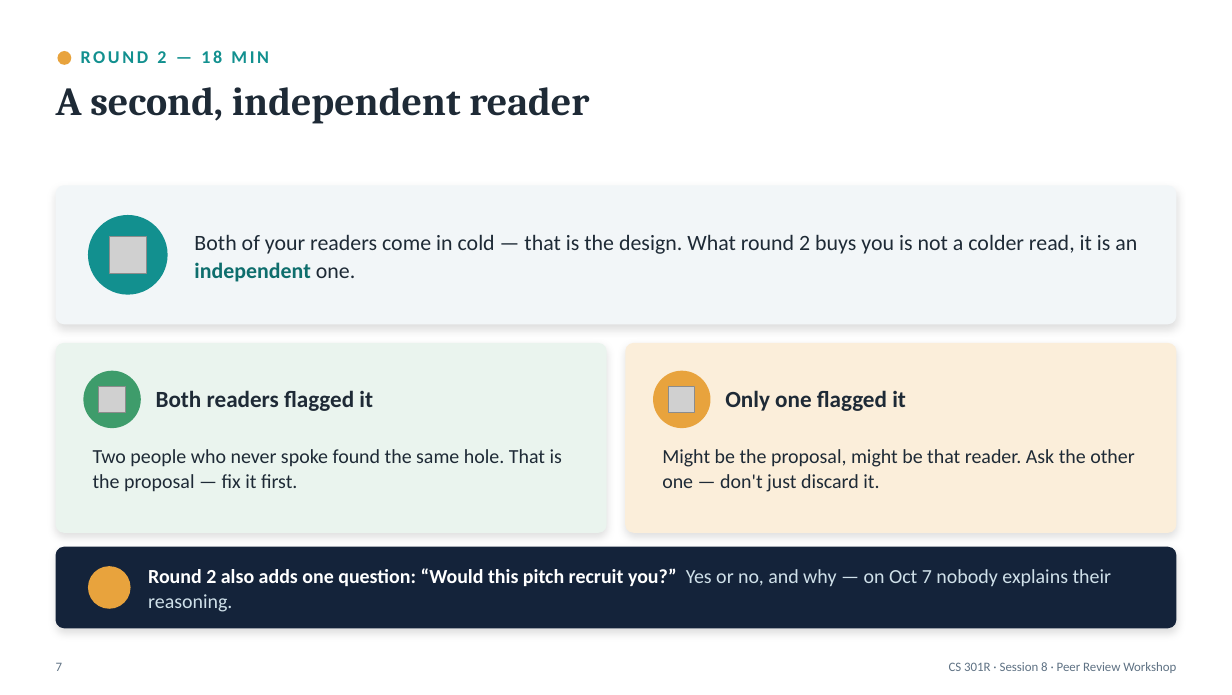
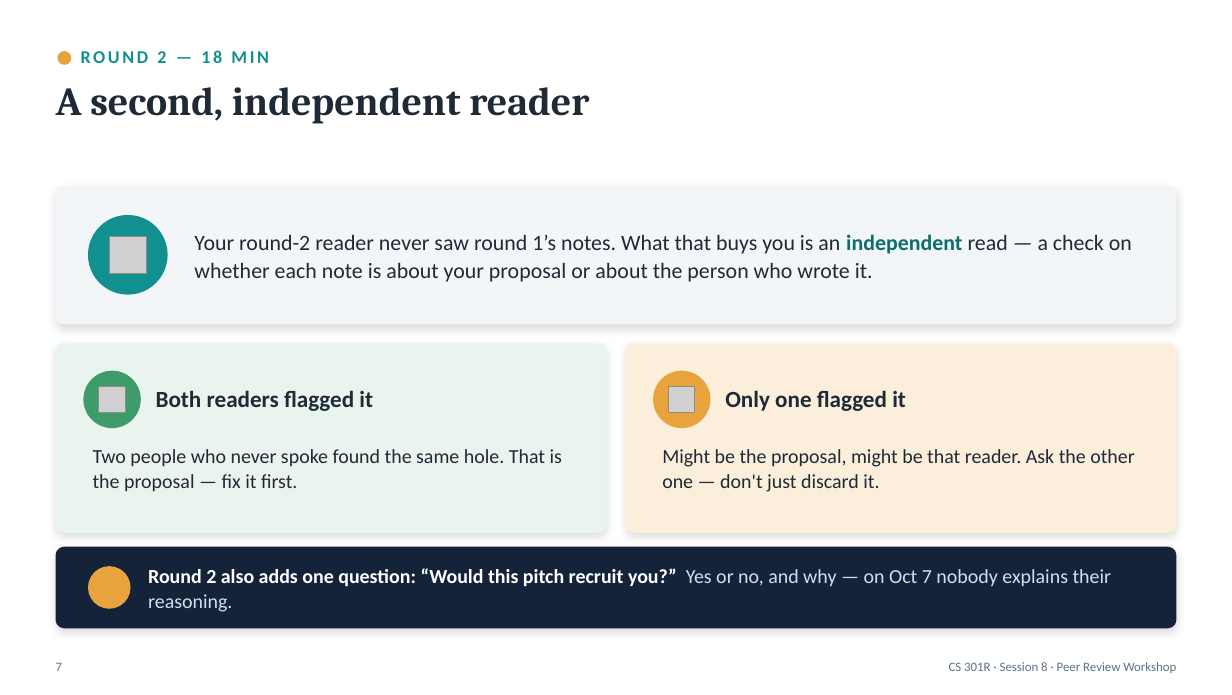
Before and after one commit to BYU-CS-Course-Ops/CS380, a slide deck: slide 7 of canvas_material/lectures/powerpoint/Session08-PeerReview.pptx. Drawn at 1232x695 pixels with LibreOffice and Linux fonts; fonts in the diff are those of the drawing; grey boxes stand for pictures; background and template pictures are left out. Boxes give left, top, right and bottom in pixels: in the first picture for what was removed or moved away, otherwise in the second. Text is boxed around its words. In the diff, an @@ line names an element or a change of style, - is before the commit and + after.

```diff
--- a/canvas_material/lectures/powerpoint/Session08-PeerReview.pptx
+++ b/canvas_material/lectures/powerpoint/Session08-PeerReview.pptx
@@ text at (194,234,1132,282): text changed @@
-Both of your readers come in cold — that is the design. What round 2 buys you is not a colder read, it is an independent one.
+Your round-2 reader never saw round 1’s notes. What that buys you is an independent read — a check on whether each note is about your proposal or about the person who wrote it.
```
Also in this commit, not shown: 2 other files.
